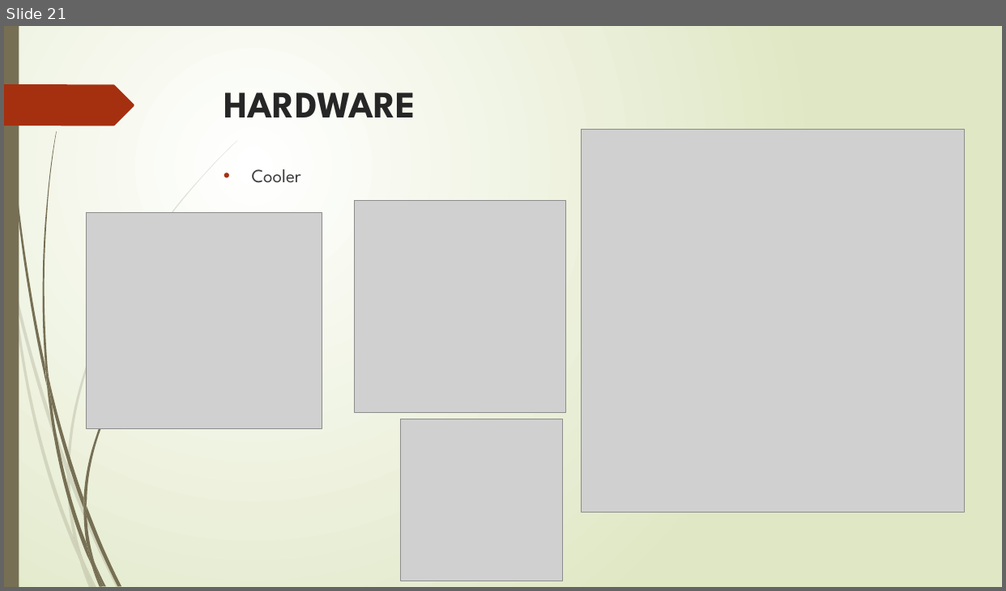
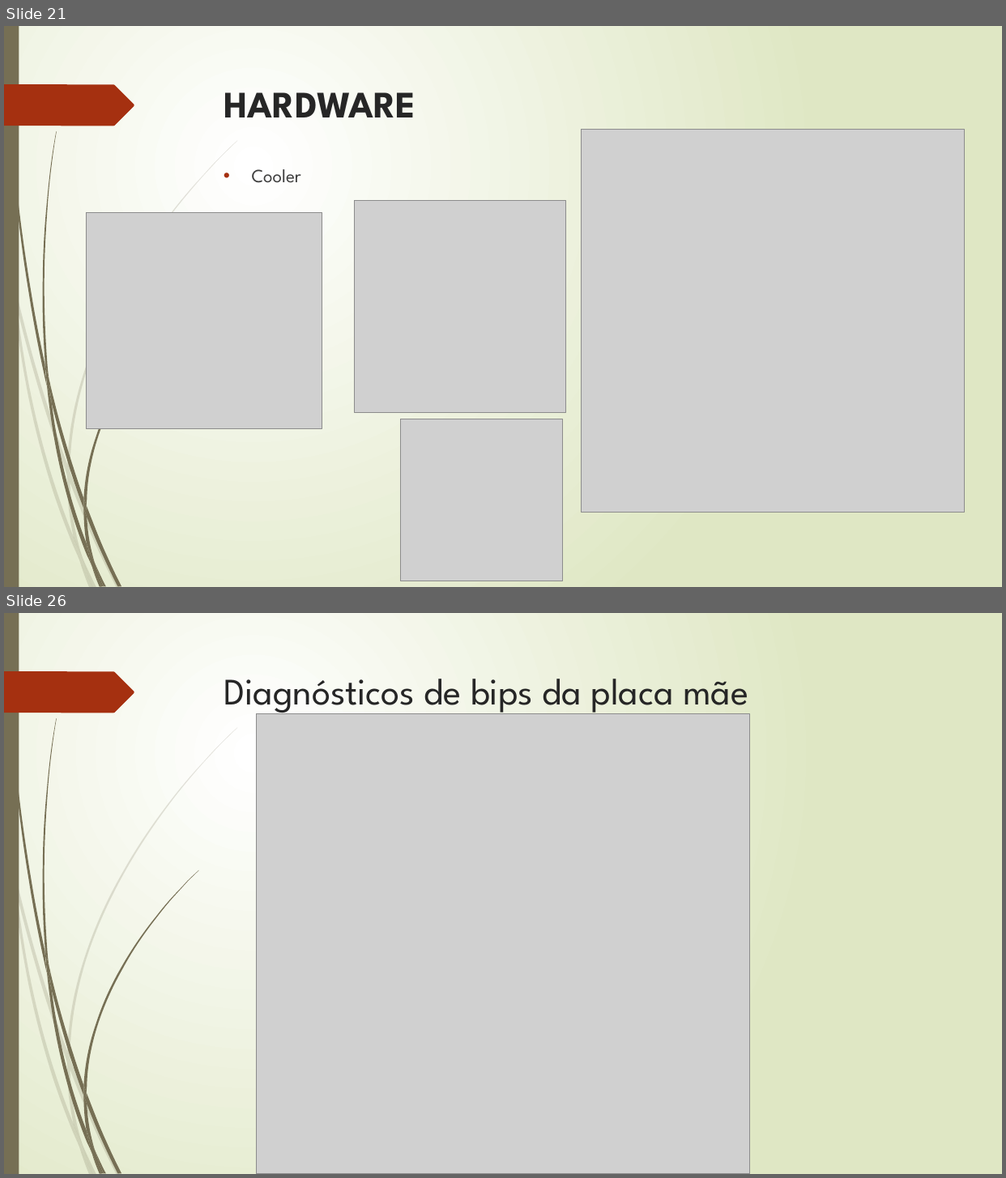
Before and after one commit to luisfernandospoljaric/Aulas-Luis, a slide deck: Hardware Luis/Aula 2/Hardware.pptx. Shown one above the other, each under a label of ours: slide 21 before the commit, slides 21 and 26 after it; the slides between them are not shown. The pictures are 1006x591 and 1006x1178 pixels, drawn with LibreOffice and Linux fonts; fonts in the diff are those of the drawing; grey boxes stand for pictures. Boxes give left, top, right and bottom in pixels: in the first picture for what was removed or moved away, otherwise in the second. Text is boxed around its words. In the diff, an @@ line names an element or a change of style, - is before the commit and + after.

```diff
--- a/Hardware Luis/Aula 2/Hardware.pptx
+++ b/Hardware Luis/Aula 2/Hardware.pptx
@@ slide 26 added at box(4, 613, 1002, 1174), background gradient #FFFFFF to #DFE8C4; not listed: 24 template elements that a slide beside it also shows @@
@@ title added at box(224, 679, 748, 717), 36 pt, text #262626 @@
+Diagnósticos de bips da placa mãe
@@ picture added at box(256, 714, 750, 1174) @@
```
Also in this commit, not shown: 4 slides changed, 6 other slides added, 2 other files.
